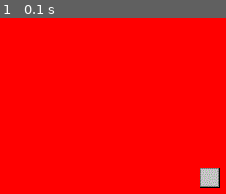
Above: before the commit, frame 1.
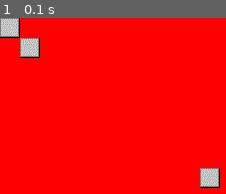
Above: after the commit, the same moment.

Repository: DanteNorlingTE21/Prog-1
Game: pygame game, started from Pygame/pygame_test.py
Same seed, same stepped clock (60 frames per second), same inputs: the game is played once before the commit and once after it.
Inputs:
- Up to frame 1 (0.1 s): no input

The runs differ from the first frame. In frame 1, 2.0% of the frame differs, in the area x 0-18%, y 0-23%.

Commit message:
Skärm, inputs och class

Diff:
--- /dev/null
+++ b/Pygame/minesweeper_remastered.py
@@ -0,0 +1,111 @@
+import pygame
+import random
+
+
+class Tiles:
+    def __init__(
+        self,
+        xcor=0,
+        ycor=0,
+        texture="tileface.gif",
+        clicked_on=False,
+        mine=False,
+        flag=False,
+    ):
+        self.xcor = xcor
+        self.ycor = ycor
+        self.texture = texture
+        self.clicked_on = clicked_on
+        self.mine = mine
+        self.flag = flag
+
+    # sets required attributes for each tile
+
+    def __str__(self):
+        """Makes the tiles attributes printable for troubleshooting purposes"""
+        return f"""
+        X:{self.xcor}
+        Y:{self.ycor}
+        TEXTURE:{self.texture}
+        Clicked:{self.clicked_on}
+        MINE:{self.mine}
+        FLAG:{self.flag}
+        """
+
+    def coord_tuple(self):
+        """Gives the cords of a tile in a tuple because pygame wants tuples: also multiplies by twenty because the textures are 20x20 pixels"""
+        return (20 * self.xcor, 20 * self.ycor)
+
+    def surface(self):
+        """Returns a surface with the tiles texture"""
+        local_tile = pygame.image.load(self.texture)
+        return local_tile
+
+
+def startup(x=3, y=3, number_of_mines=int):
+    """returns a list(x cord list) with y_lists that contain the tiles. Also makes some of them mines"""
+
+    x_list = []
+    for x_entry in range(x):
+        y_list = []
+        for y_entry in range(y):
+            local_tile = Tiles(xcor=x_entry, ycor=y_entry)
+            y_list.append(local_tile)
+            # print(*y_list)
+        x_list.append(y_list)
+        # print(*x_list)
+    mine_counter = 0
+    while mine_counter < number_of_mines:
+        local_tile = random.choice(random.choice(x_list))
+        if not local_tile.mine:
+            local_tile.mine = True
+            mine_counter += 1
+    return x_list
+
+
+# cords[0] = x cords[1] = y
+
+
+def left_click(cords=tuple):
+    print(cords)
+
+
+def middle_click(cords=tuple):
+    pass
+
+
+def right_click(cords=tuple):
+    pass
+
+
+def draw():
+    win.fill((160, 160, 160))
+    for x in list_of_tiles:
+        for y in x:
+            win.blit(y.surface(), y.coord_tuple())
+
+
+dimensions = input("X * Y?:").split()  # takes two dimension inputs x by y
+mines = int(input("NUMBER OF MINES:"))
+
+
+pygame.init()
+win = pygame.display.set_mode((20 * int(dimensions[0]), 20 * int(dimensions[1])))
+
+list_of_tiles = startup(int(dimensions[0]), int(dimensions[1]), mines)
+
+
+running = True
+
+while running:
+    for event in pygame.event.get():
+        if event.type == pygame.QUIT:
+            running = False
+    draw()
+    mouse_status = pygame.mouse.get_pressed()
+    if mouse_status[0]:
+        left_click(pygame.mouse.get_pos())
+
+    # print(pygame.mouse.get_pos())
+    # print(pygame.mouse.get_pressed())
+    pygame.display.update()
--- a/Pygame/pygame_test.py
+++ b/Pygame/pygame_test.py
@@ -26,6 +26,10 @@
         FLAG:{self.flag_status}
         TEXTURE{self.texture}"""
 
+    def surface_return(self):
+        local_tile = pygame.image.load(self.texture)
+        return local_tile
+
 
 pygame.init()
 
@@ -40,12 +44,18 @@
 print(test_tile)
 
 tile_list = []
+tile_1 = Tiles(xcor=0, ycor=0)
+tile_2 = Tiles(xcor=20, ycor=20)
+tile_list.append(tile_1)
+tile_list.append(tile_2)
 
 
 def draw(tile_pos):  # Gör allt ritande för varje frame
     win.fill((255, 0, 0))
 
     win.blit(tile, tile_pos)
+    for i in tile_list:
+        win.blit(i.surface_return(), (i.xcor, i.ycor))
 
 
 running = True
